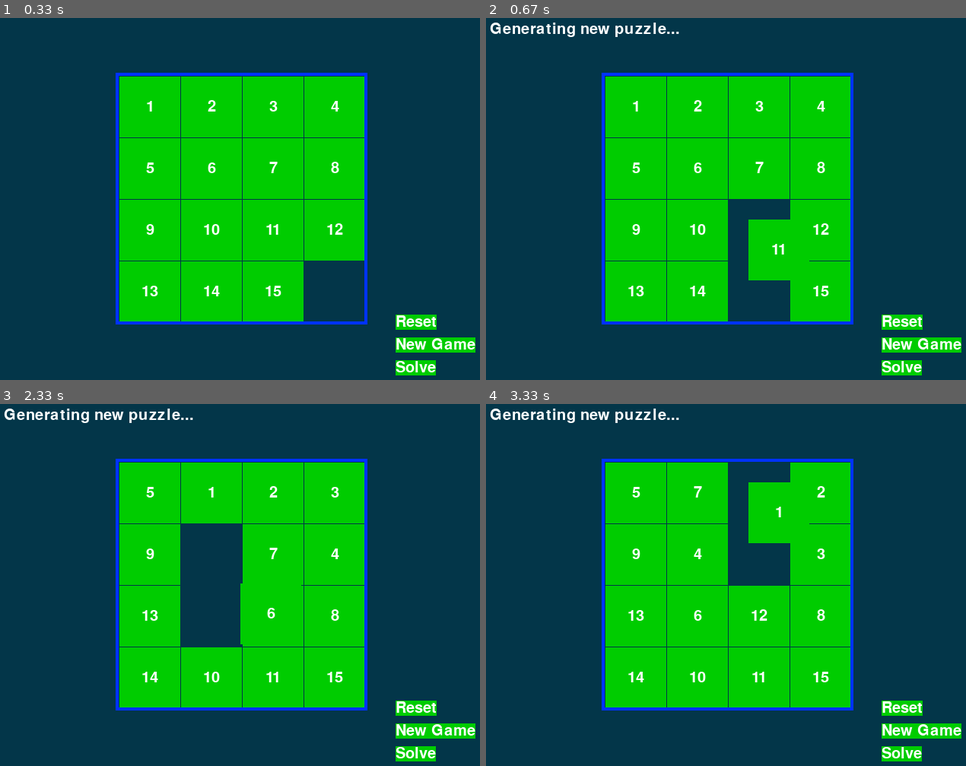
Above: before the commit, frames 1-4 (two rows, left to right).
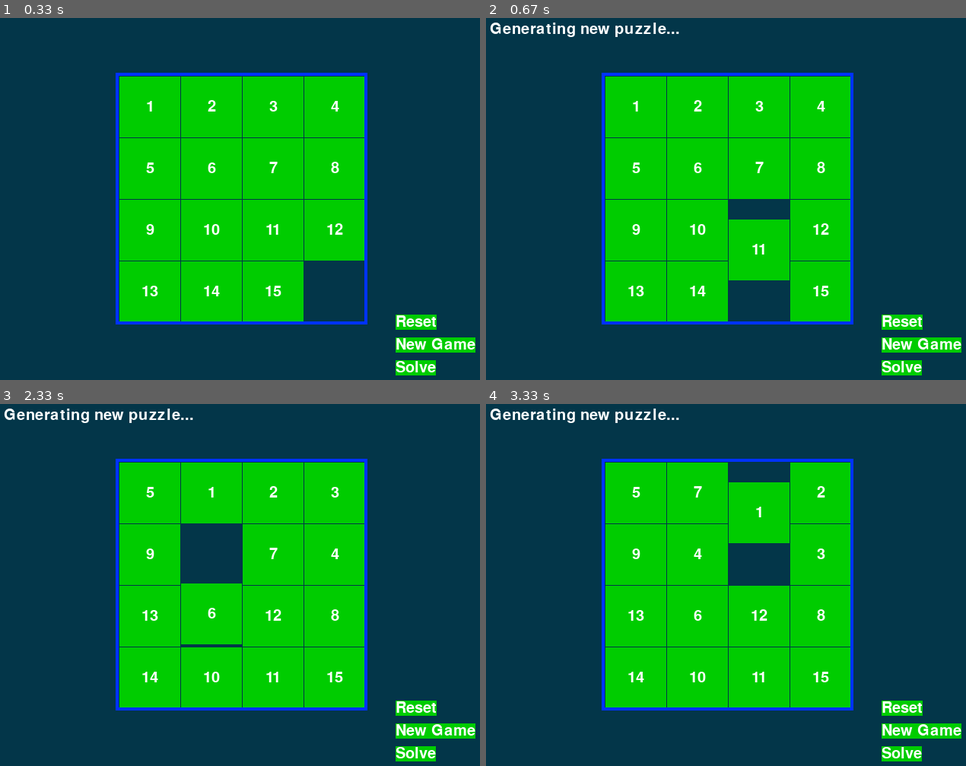
Above: after the commit, the same moments.

Repository: waitisthatv/csc125
Game: pygame game, started from Documents/csc125/proj05/proj05buggy/slidepuzzle_buggy3.py
Same seed, same stepped clock (60 frames per second), same inputs: the game is played once before the commit and once after it.
Inputs:
- Up to frame 1 (0.33 s): no input
- Up to frame 2 (0.67 s): no input
- Up to frame 3 (2.33 s): no input
- Up to frame 4 (3.33 s): no input

Frame 1 is identical in both runs. In frame 2, 0.8% of the frame differs, in the area x 50-68%, y 55-73%; in frame 3, 2.2%, in the area x 37-63%, y 49-67%; in frame 4, 0.8%.

Commit message:
Update slidepuzzle_buggy3.py
corrected animation for tile sliding down and comment included. preparing to test and submit

Diff:
--- a/Documents/csc125/proj05/proj05buggy/slidepuzzle_buggy3.py
+++ b/Documents/csc125/proj05/proj05buggy/slidepuzzle_buggy3.py
@@ -287,7 +287,9 @@
         if direction == UP:
             drawTile(movex, movey, board[movex][movey], 0, -i)
         if direction == DOWN:
-            drawTile(movex, movey, board[movex][movey], i, i)
+            # the animation for a tile sliding down was incorrect. when checking the code, i
+            # noticed the x and y were both increasing. setting the x offset to 0 should fix this.
+            drawTile(movex, movey, board[movex][movey], 0, i)
         if direction == LEFT:
             drawTile(movex, movey, board[movex][movey], -i, 0)
         if direction == RIGHT:
@@ -334,4 +336,5 @@
 
 
 if __name__ == '__main__':
+
     main()
